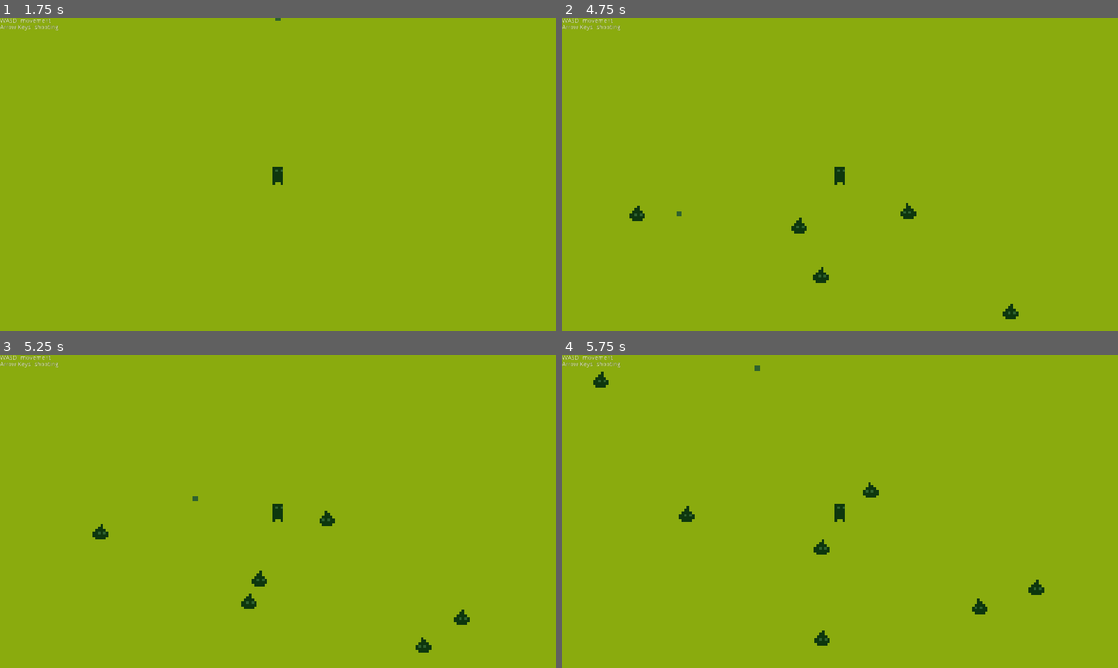
Above: before the commit, frames 1-4 (two rows, left to right).
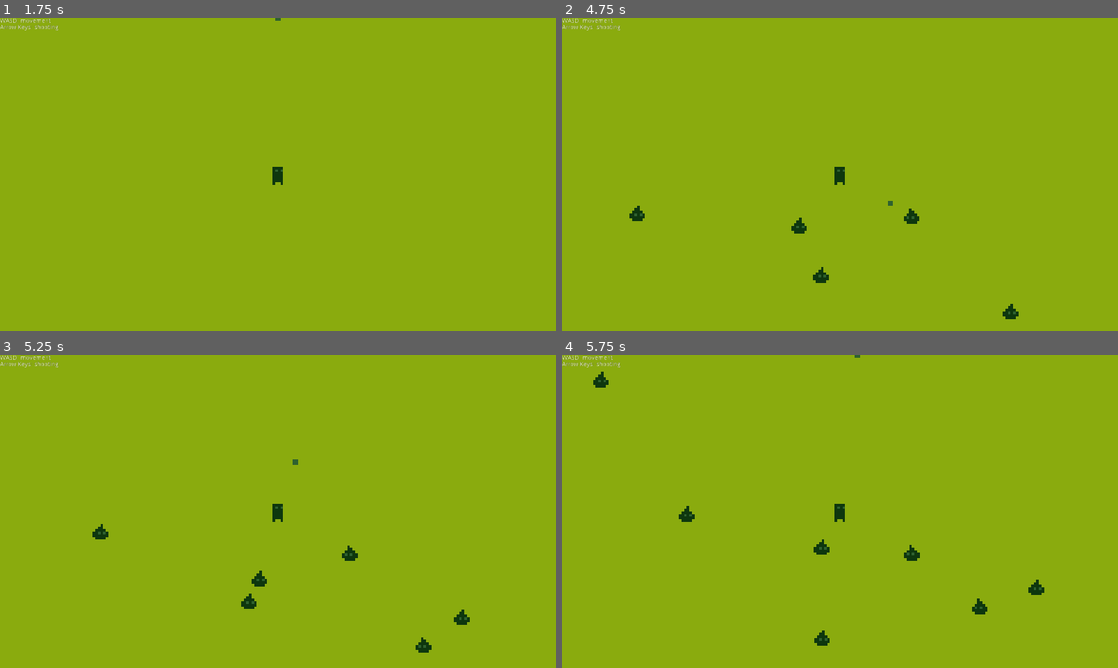
Above: after the commit, the same moments.

Repository: nyrrrr/breakingpoint-gd
Game: Godot game, scene res://Scenes/Main.tscn
Two runs of this game, one before a commit and one after it. Both use one fixed random seed, a clock stepped at 60 frames per second and the inputs below.
Inputs:
- Up to frame 1 (1.75 s): tap Enter at 0.5 s; hold Up (shoot_up) from 0.53 s (still down); tap Space at 1.25 s
- Up to frame 2 (4.75 s): tap Enter at 2 s; release Up (shoot_up) at 2.03 s; hold Left (shoot_left) 2.03-3.53 s; hold Down (shoot_down) 3.53-4.28 s; hold Right (shoot_right) from 4.28 s (still down)
- Up to frame 3 (5.25 s): release Right (shoot_right) at 5.03 s; hold Up (shoot_up) from 5.03 s (still down)
- Up to frame 4 (5.75 s): keep holding Up (shoot_up)

Frame 1 is identical in both runs. In frame 2, 0.1% of the frame differs, in the area x 20-65%, y 58-66%; in frame 3, 0.2%, in the area x 34-65%, y 33-66%; in frame 4, 0.2%.

Commit message:
fist now returns after certain distance

Diff:
--- a/Scripts/Fist.gd
+++ b/Scripts/Fist.gd
@@ -3,9 +3,16 @@
 class_name Fist
 
 export var speed = 600
+export var max_distance = 400
+export var max_total_flight_distance = 50000
+
 var screen_size
+
 var starting_position: Vector2
 var velocity: Vector2
+var distance_to_player: float
+var distance_passed: float
+
 var is_returning: bool
 var player
 
@@ -19,8 +26,11 @@
 	self.position = player.global_position
 
 # Called every frame. 'delta' is the elapsed time since the previous frame.
-func _process(delta):
+func _process (delta):
 	velocity = Vector2.ZERO
+	distance_to_player = (player.global_position - self.global_position).length()
+	if distance_to_player > max_distance:
+		is_returning = true
 	if Input.is_action_pressed("shoot_left") and is_returning == false:
 		velocity.x -= 1
 	if Input.is_action_pressed("shoot_right") and is_returning == false:
@@ -36,7 +46,11 @@
 			velocity = Vector2.ZERO
 			self.position = player.global_position
 			is_returning = false
+			distance_passed = 0
 	velocity = velocity.normalized() * speed
+	distance_passed += velocity.length()
+	if distance_passed > max_total_flight_distance:
+		is_returning = true
 	self.global_position += velocity * delta
 	self.global_position.x = clamp(self.global_position.x, 0, screen_size.x)
 	self.global_position.y = clamp(self.global_position.y, 0, screen_size.y)
@@ -45,7 +59,6 @@
 	if body is Enemy:
 		body.health -= damage
 		is_returning = true
-		# bounce the enemy back
 		var old_lin_velocity = body.linear_velocity
 		body.linear_velocity = velocity / speed
 		body.get_node("CollisionShape2D").set_deferred("disabled", true)
